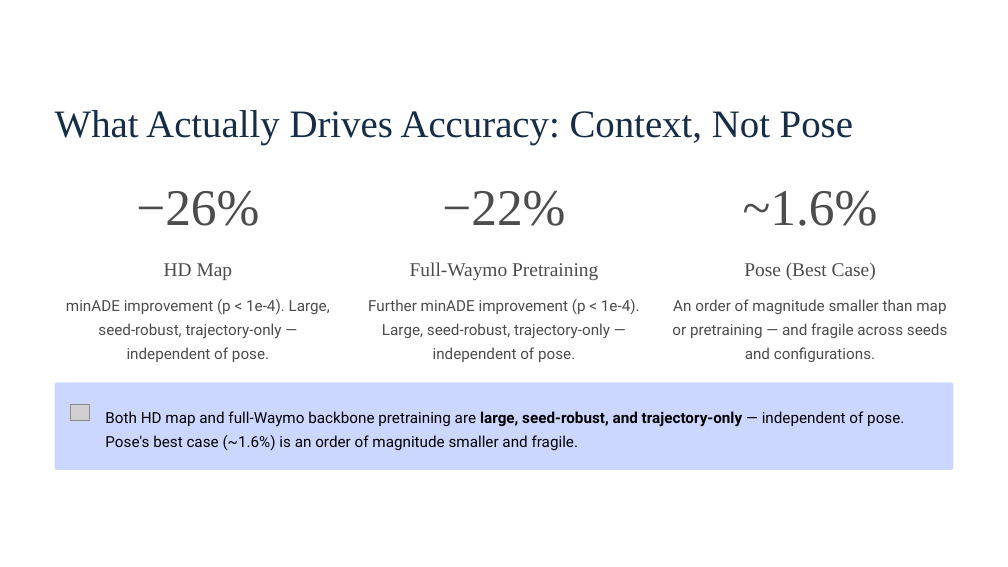
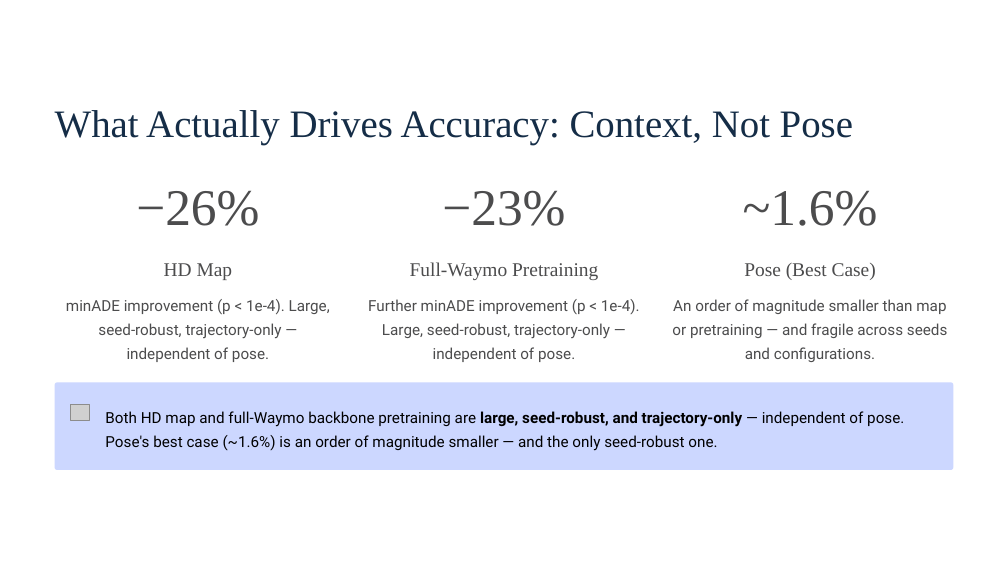
Before and after one commit to ers1804/MTR_with_poses, a slide deck: slide 7 of presentation/MTR-Pose_presentation.pptx. Drawn at 1008x567 pixels with LibreOffice and Linux fonts; fonts in the diff are those of the drawing; grey boxes stand for pictures; background and template pictures are left out. Boxes give left, top, right and bottom in pixels: in the first picture for what was removed or moved away, otherwise in the second. Text is boxed around its words. In the diff, an @@ line names an element or a change of style, - is before the commit and + after.

Commit message:
docs(deck): rebuild stale slides to final n=5 picture
Rebuilt slides 2/5/6/10/11/12 via python-pptx (matching theme): three-corrections
roadmap; Part-2 table at clean n=5 (xattn_pe 0.6648+-0.0381, PE effect dissolved,
26% failure rate); 'One Pose Benefit' slide reversed to body-configuration
mechanism (root-zeroed 0.4800 ~= full pose; agentrot 0.4801; -1.57% p<1e-4);
methodology slide adds code-provenance + MR@2m + mAP disclosure; conclusion +
30fps backup at n=5. Slide 7 pretrain -22%->-23%. Kept: title, architecture,
Part 1, context, qualitative slides.

```diff
--- a/presentation/MTR-Pose_presentation.pptx
+++ b/presentation/MTR-Pose_presentation.pptx
@@ text at [442, 190, 565, 226]: text changed @@
-−22%
+−23%
@@ text at [105, 411, 904, 451]: text changed @@
-Both HD map and full-Waymo backbone pretraining are large, seed-robust, and trajectory-only — independent of pose. Pose's best case (~1.6%) is an order of magnitude smaller and fragile.
+Both HD map and full-Waymo backbone pretraining are large, seed-robust, and trajectory-only — independent of pose. Pose's best case (~1.6%) is an order of magnitude smaller — and the only seed-robust one.
```
Also in this commit, not shown: 5 other slides changed, 1 slide added, 1 slide removed.
